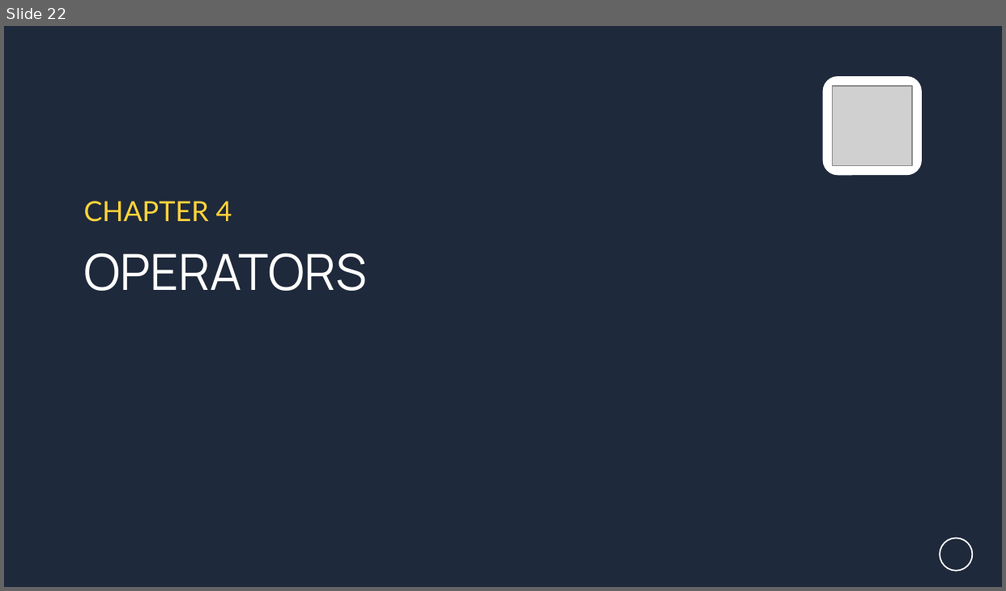
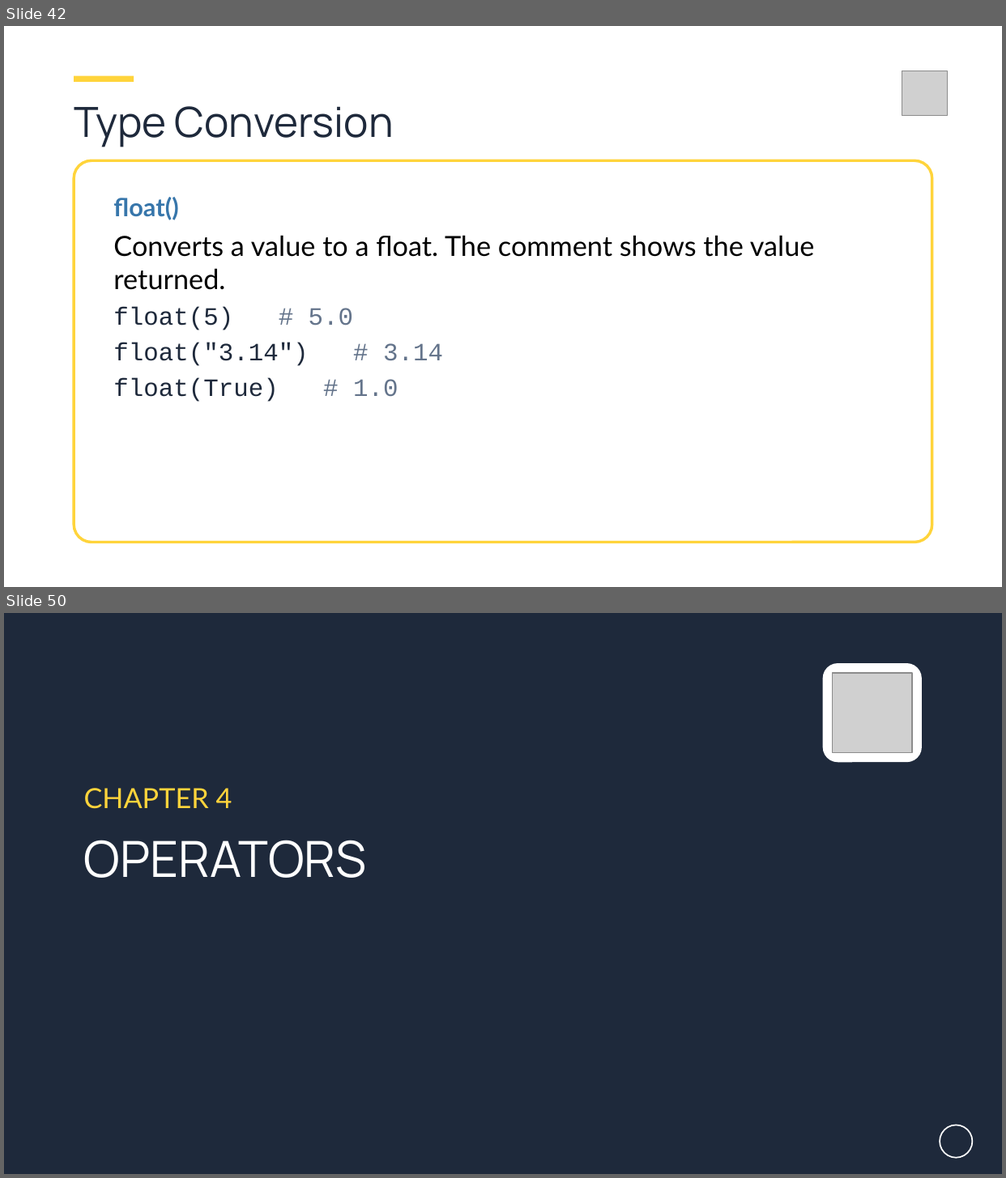
Before and after one commit to aamir-naseem88/Learn-Python, a slide deck: Python_Course.pptx. Shown one above the other, each under a label of ours: slide 22 before the commit, slides 42 and 50 after it; the slides between them are not shown. The pictures are 1006x591 and 1006x1178 pixels, drawn with LibreOffice and Linux fonts; fonts in the diff are those of the drawing; grey boxes stand for pictures; background and template pictures are left out. Boxes give left, top, right and bottom in pixels: in the first picture for what was removed or moved away, otherwise in the second. Text is boxed around its words. In the diff, an @@ line names an element or a change of style, - is before the commit and + after.

```diff
--- a/Python_Course.pptx
+++ b/Python_Course.pptx
@@ slide 42 added at box(4, 26, 1002, 587), background #FFFFFF; not listed: 1 template element that a slide beside it also shows @@
@@ picture added at box(902, 71, 947, 116) @@
@@ rectangle added at box(74, 76, 134, 82), fill #FFD43B @@
@@ text added at box(74, 106, 394, 148), 30 pt, text #1E293B @@
+Type Conversion
@@ rounded rectangle added at box(74, 160, 932, 543), fill #FFFFFF, outline #FFD43B 2 pt @@
@@ text added at box(113, 197, 178, 220), 18 pt, text #3776AB, bold @@
+float()
@@ text added at box(113, 235, 815, 402), 20 pt, text #000000 @@
+Converts a value to a float. The comment shows the value returned.
+float(5) # 5.0
+float("3.14") # 3.14
+float(True) # 1.0
@@ what was slide 22 is now slide 50 @@
```
Also in this commit, not shown: 161 other slides added, 2 other files.
